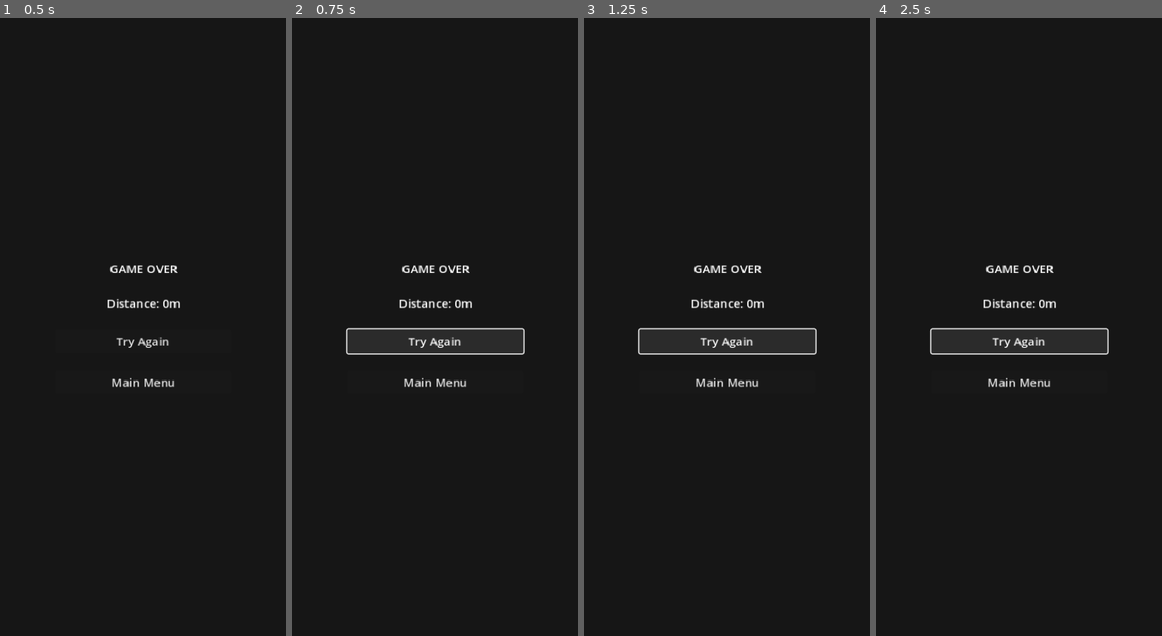
Above: before the commit, frames 1-4 (left to right).
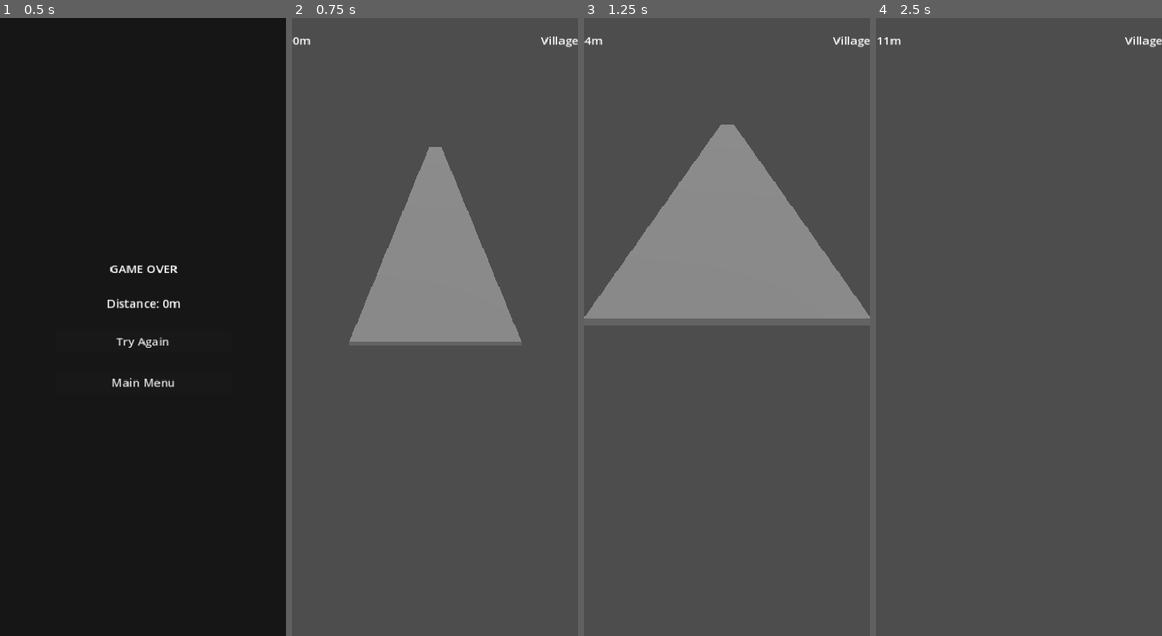
Above: after the commit, the same moments.

Repository: dzieciol-kamil/distracted
Game: Godot game, scene res://scenes/ui/game_over.tscn
Same seed, same stepped clock (60 frames per second), same inputs: the game is played once before the commit and once after it. This scene is started directly instead of the project's main scene.
Inputs (mouse positions are in pixels of both pictures, inside the frame that each line leads up to):
- Up to frame 1 (0.5 s): no input
- Up to frame 2 (0.75 s): click "Try Again" at 0.5 s
- Up to frame 3 (1.25 s): no input
- Up to frame 4 (2.5 s): click (1019, 382) at 1.25 s, where only the run before the commit has a clickable "Main Menu"; click (1019, 339) at 2 s, where only the run before the commit has a clickable "Try Again"

Frame 1 is identical in both runs. In frame 2, 100% of the frame differs, in the area x 0-100%, y 0-100%; in frame 3, 100%; in frame 4, 100%.
Error before the commit: Invalid call. Nonexistent function 'reset' in base 'Node (game_state.gd)'. (res://scripts/ui/game_over.gd:13)

Commit message:
fix(state): update GameState.reset() callers to reset_metrics()
Task 1 renamed reset() to reset_metrics() but left three dangling
callers in game.gd and game_over.gd. GDScript doesn't catch this at
parse time — would crash at runtime when entering Game or GameOver
scene. Plan rewrites those files in Tasks 10/14, but project stays
runnable in the meantime.

Co-Authored-By: Claude Sonnet 4.6 <noreply@anthropic.com>

Diff:
--- a/src/scripts/game/game.gd
+++ b/src/scripts/game/game.gd
@@ -4,7 +4,7 @@
 @onready var hazard_container: Node3D = $WorldContainer/HazardContainer
 
 func _ready() -> void:
-	GameState.reset()
+	GameState.reset_metrics()
 	GameState.phase_changed.connect(_on_phase_changed)
 	NotificationManager.start()
 	HazardSpawner.start(player)
--- a/src/scripts/ui/game_over.gd
+++ b/src/scripts/ui/game_over.gd
@@ -10,9 +10,9 @@
 	menu_button.pressed.connect(_on_menu_pressed)
 
 func _on_retry_pressed() -> void:
-	GameState.reset()
+	GameState.reset_metrics()
 	SceneManager.go_to("game")
 
 func _on_menu_pressed() -> void:
-	GameState.reset()
+	GameState.reset_metrics()
 	SceneManager.go_to("main_menu")
